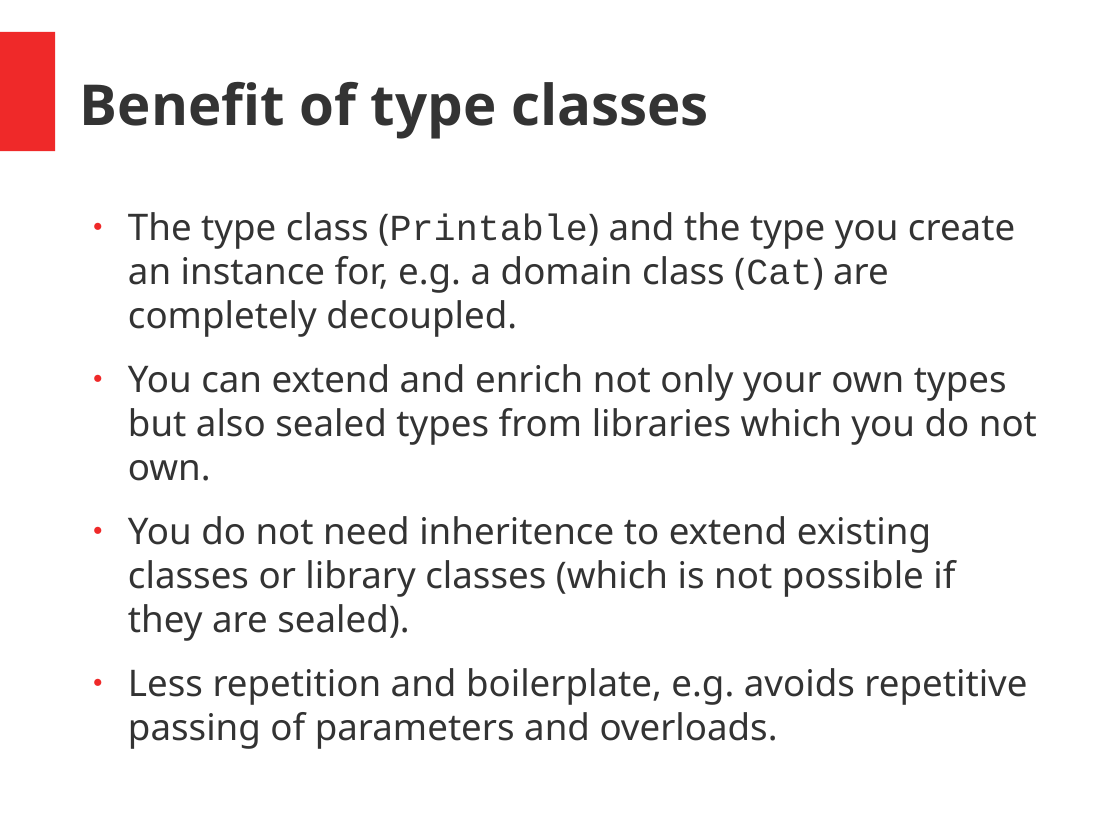
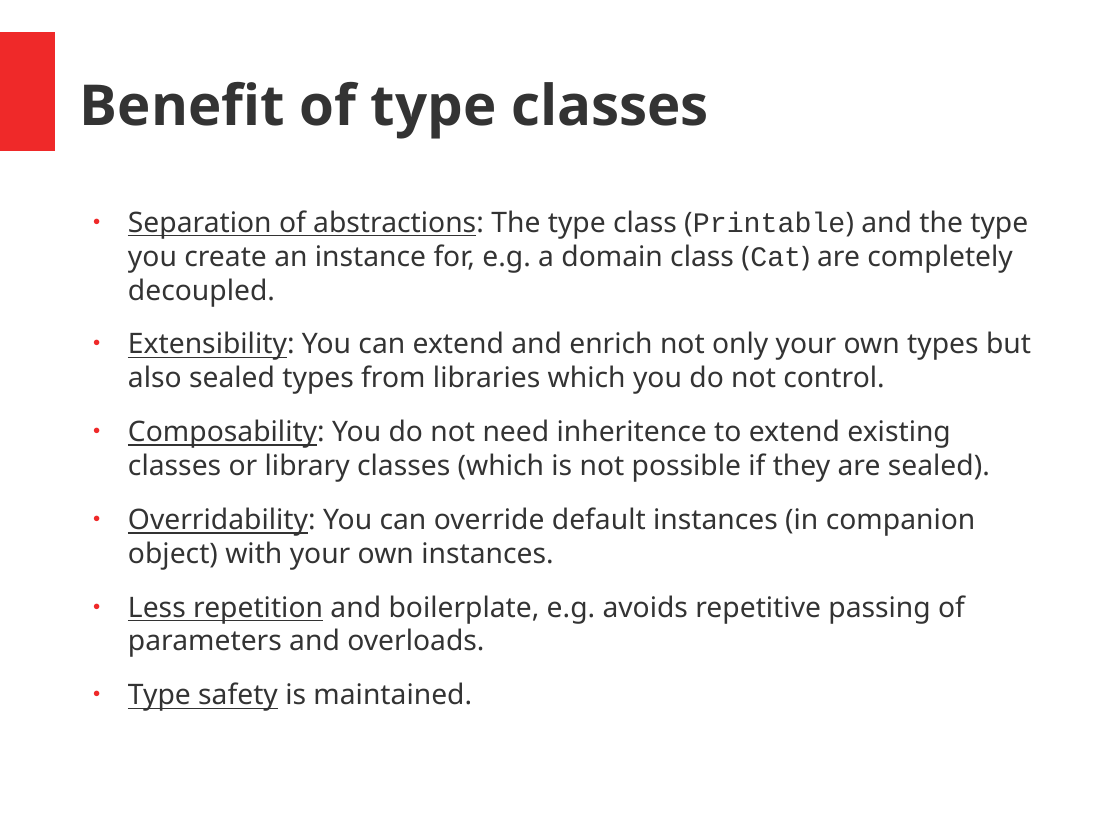
Before and after one commit to hermannhueck/typeclasses, a slide deck: slide 36 of Slides/TypeClasses.pptx (slide 33 before the commit). Drawn at 1120x840 pixels with LibreOffice and Linux fonts; fonts in the diff are those of the drawing. Boxes give left, top, right and bottom in pixels: in the first picture for what was removed or moved away, otherwise in the second. Text is boxed around its words. In the diff, an @@ line names an element or a change of style, - is before the commit and + after.

Commit message:
Slides: extended + improved

```diff
--- a/Slides/TypeClasses.pptx
+++ b/Slides/TypeClasses.pptx
@@ text at (x1=128, y1=210, x2=1031, y2=570): text changed; size 26 to 20 pt @@
-● The type class (Printable) and the type you create an instance for, e.g. a domain class (Cat) are completely decoupled.
-● You can extend and enrich not only your own types but also sealed types from libraries which you do not own.
-● You do not need inheritence to extend existing classes or library classes (which is not possible if they are sealed).
+● Separation of abstractions: The type class (Printable) and the type you create an instance for, e.g. a domain class (Cat) are completely decoupled.
+● Extensibility: You can extend and enrich not only your own types but also sealed types from libraries which you do not control.
+● Composability: You do not need inheritence to extend existing classes or library classes (which is not possible if they are sealed).
+● Overridability: You can override default instances (in companion object) with your own instances.
@@ text at (x1=128, y1=595, x2=965, y2=657): size 26 to 20 pt in "Less repetition and boilerplate, e.g. avoids repetitive ..."; underline on in "Less repetition"; indent changed @@
@@ text at (x1=128, y1=682, x2=472, y2=711): paragraph added @@
+● Type safety is maintained.
```
Also in this commit, not shown: 34 other slides changed, 1 slide added, 1 other file.
